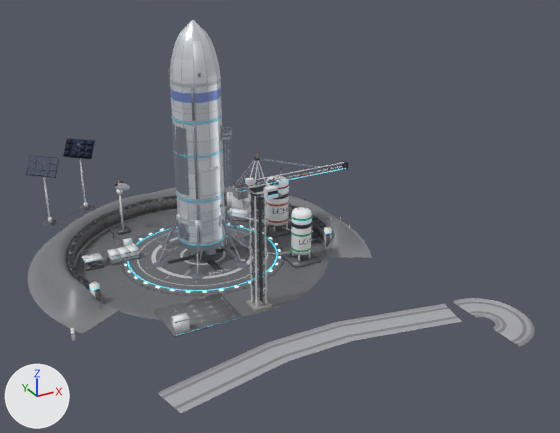
The glTF model art/3d/buildings/launch_pad/launch_pad_next.glb as it was, and as the next commit left it.
The view is the same before and after, from a camera (50 mm lens) standing at (-46.9, -100.1, 60.8) and looking at (7.6, -1.1, 11.3). The lights are fixed; the arrows at lower left show +X, +Y and +Z. The first picture is the older version. Where no turn or scale is listed for an object, it has been applied to the vertices. Vertices at exactly the same position are counted once.
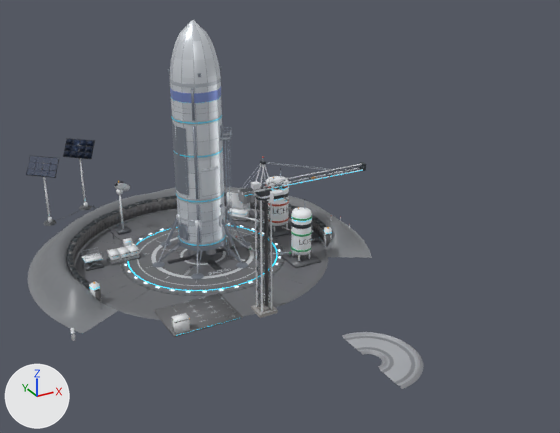
What differs and where, as boxes [x1, y1, x2, y2] in the pictures (560 x 433 px; the box of a moved part takes in the faces that stretch with it):
'Mesh_1', reshaped (78% narrower, 50% shorter)
    before: [158, 298, 535, 413]
    after: [342, 332, 423, 389]
'Mesh_2', moved
    before: [233, 153, 348, 312]
    after: [238, 156, 366, 318]
part 1 of me_mesh_1, moved or reshaped
    before: [453, 298, 535, 347]
    after: [342, 332, 423, 389]
part 2 of me_mesh_1, deleted
    before: [158, 304, 462, 413]

Patch to the scene script:
```diff
--- a/art/3d/buildings/launch_pad/launch_pad_next.glb.py
+++ b/art/3d/buildings/launch_pad/launch_pad_next.glb.py
@@ me_mesh_1 @@
 # used by ob_mesh_1; location = (-29.4, 46.9, -0.8)
-me_mesh_1.from_pydata(...)  # 319 vertices, 495 faces; spans x 8.4..64.2, y -81.7..-63.6, z 0.7..1.1
+me_mesh_1.from_pydata(...)  # 254 vertices, 399 faces; spans x 36.4..43.7, y -81.7..-67.1, z 0.7..1.1
+# me_mesh_1 part 1: the loose piece of 254 vertices spanning x 56.9..64.2, y -81.7..-67.1, z 0.7..1.1 is moved by (-20.5, 0.0, 0.0)
+# me_mesh_1 part 2: the loose piece of 65 vertices spanning x 8.4..55.4, y -72.6..-63.6, z 0.7..1.1 is deleted
 me_mesh_1.materials.append(mat_shm_paint)
@@ ob_mesh_2 @@
 ob_mesh_2 = bpy.data.objects.new('Mesh_2', me_mesh_2)
-ob_mesh_2.location = (0.6, -7.0, 0.0)
+ob_mesh_2.location = (0.6, -8.8, 0.0)
```
